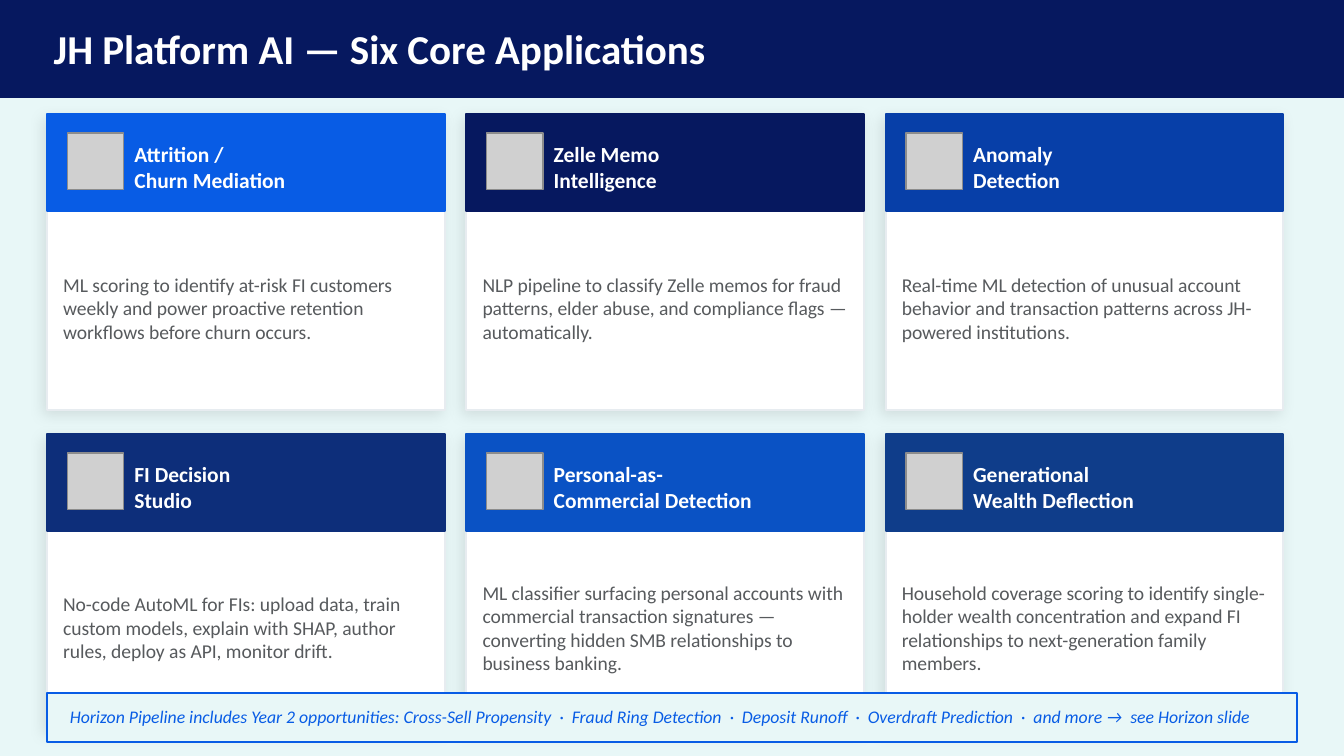
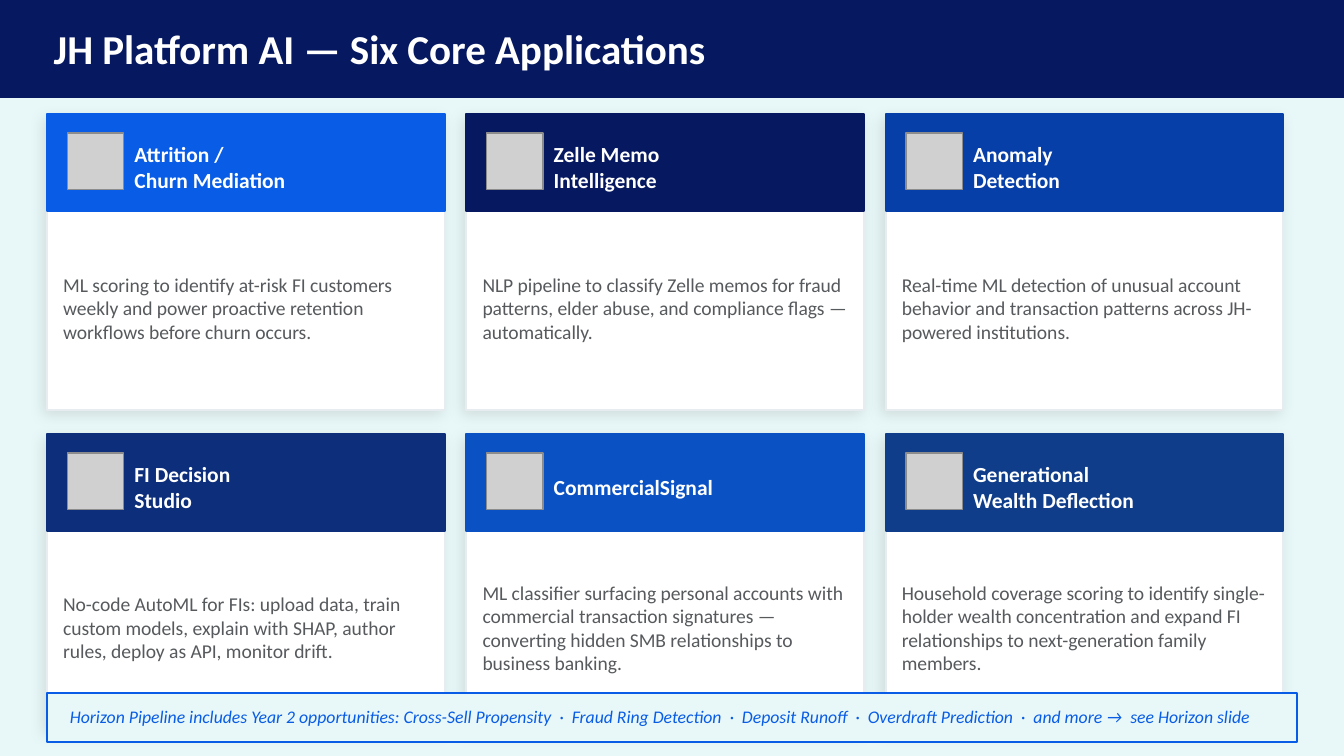
Before and after one commit to MonkeyWrenchGang/jhai_presentations, a slide deck: slide 5 of JH_DS_Strategy_JHBI.pptx. Drawn at 1344x756 pixels with LibreOffice and Linux fonts; fonts in the diff are those of the drawing; grey boxes stand for pictures. Boxes give left, top, right and bottom in pixels: in the first picture for what was removed or moved away, otherwise in the second. Text is boxed around its words. In the diff, an @@ line names an element or a change of style, - is before the commit and + after.

```diff
--- a/JH_DS_Strategy_JHBI.pptx
+++ b/JH_DS_Strategy_JHBI.pptx
@@ text at [554,480,713,499]: text changed @@
-Personal-as-
-Commercial Detection
+CommercialSignal
```
Also in this commit, not shown: 6 other slides changed, 1 other file.
